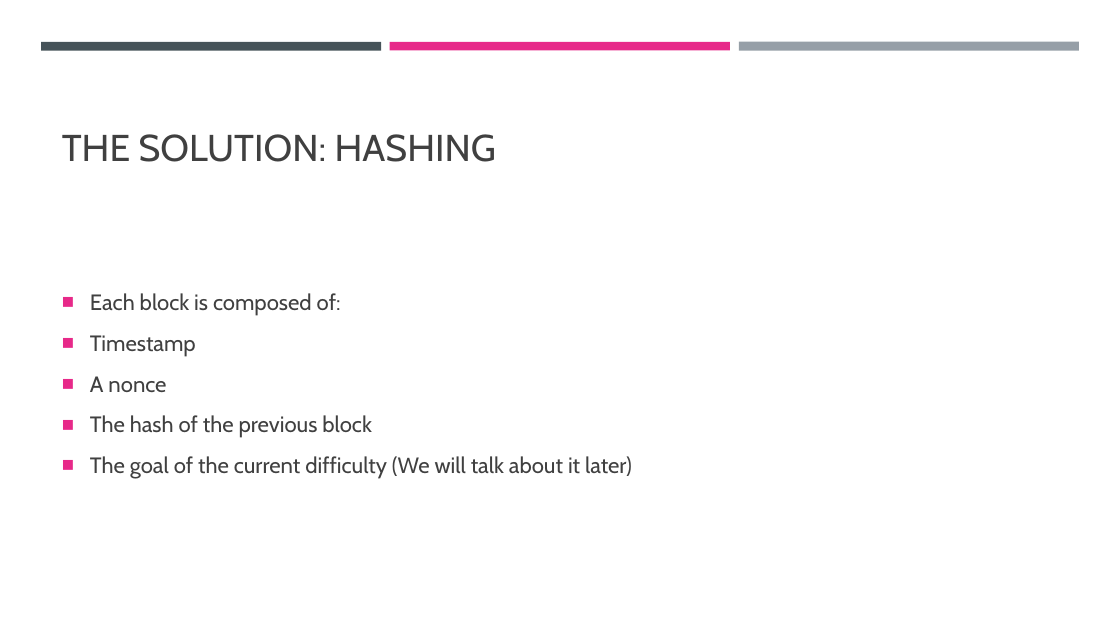
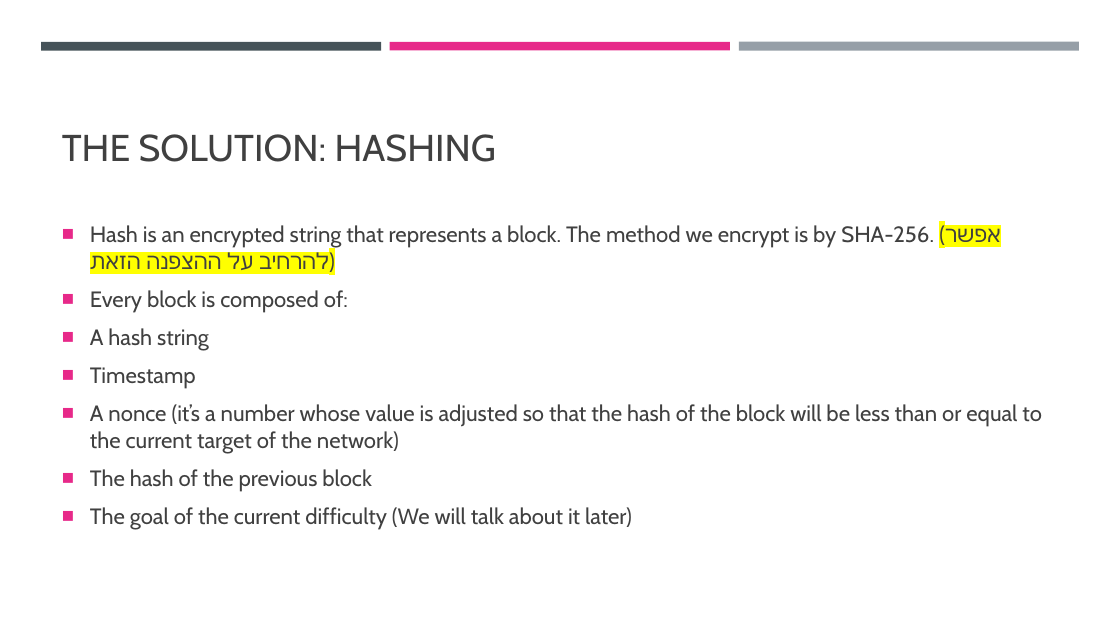
Before and after one commit to cyoni/bitcoin, a slide deck: slide 7 of bitcoin.pptx. Drawn at 1120x630 pixels with LibreOffice and Linux fonts; fonts in the diff are those of the drawing. Boxes give left, top, right and bottom in pixels: in the first picture for what was removed or moved away, otherwise in the second. Text is boxed around its words. In the diff, an @@ line names an element or a change of style, - is before the commit and + after.

```diff
--- a/bitcoin.pptx
+++ b/bitcoin.pptx
@@ text "Hash is an encrypted string ...": place and size @@
-text "Hash is an encrypted string ..." at (90,293,632,479)
+text "Hash is an encrypted string ..." at (90,225,1042,530)
@@ text at (90,225,1001,351): text changed @@
-■ Each block is composed of:
+■ Hash is an encrypted string that represents a block. The method we encrypt is by SHA-256. (אפשר להרחיב על ההצפנה הזאת)
+■ Every block is composed of:
+■ A hash string
@@ text at (90,367,632,530): line spacing 1.1 to 1 @@
@@ text at (90,404,1042,454): text changed @@
-■ A nonce
+■ A nonce (it’s a number whose value is adjusted so that the hash of the block will be less than or equal to the current target of the network)
```
Also in this commit, not shown: 3 other slides changed, 3 slides added.
